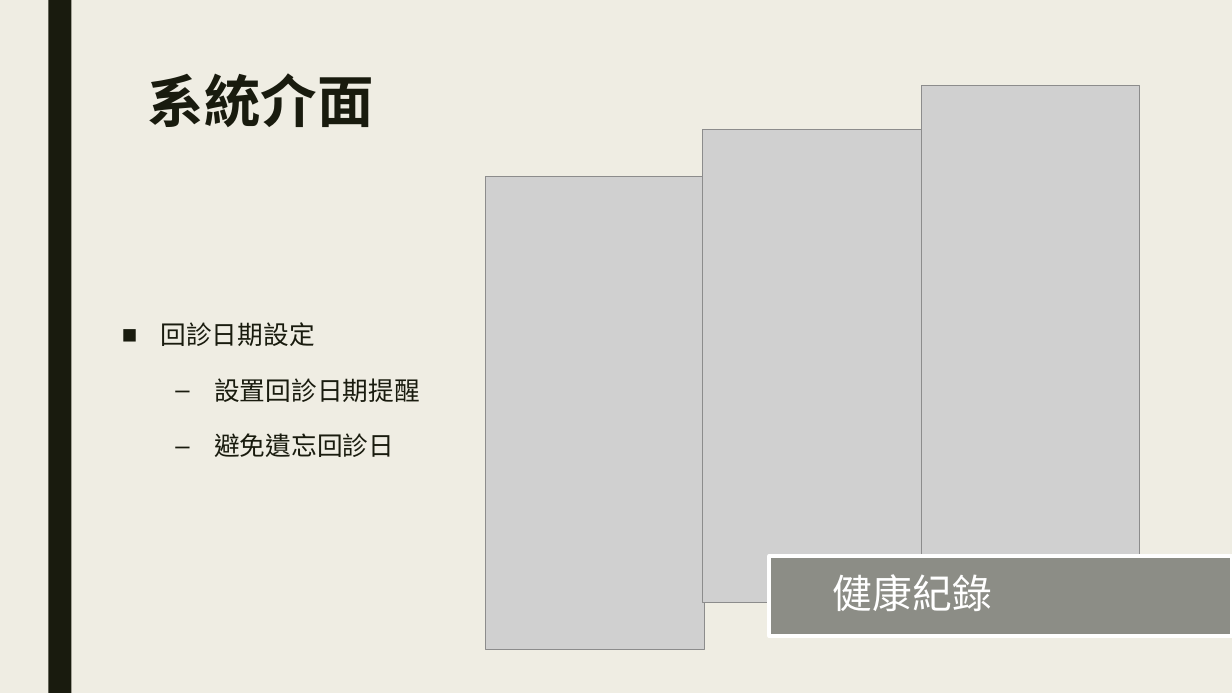
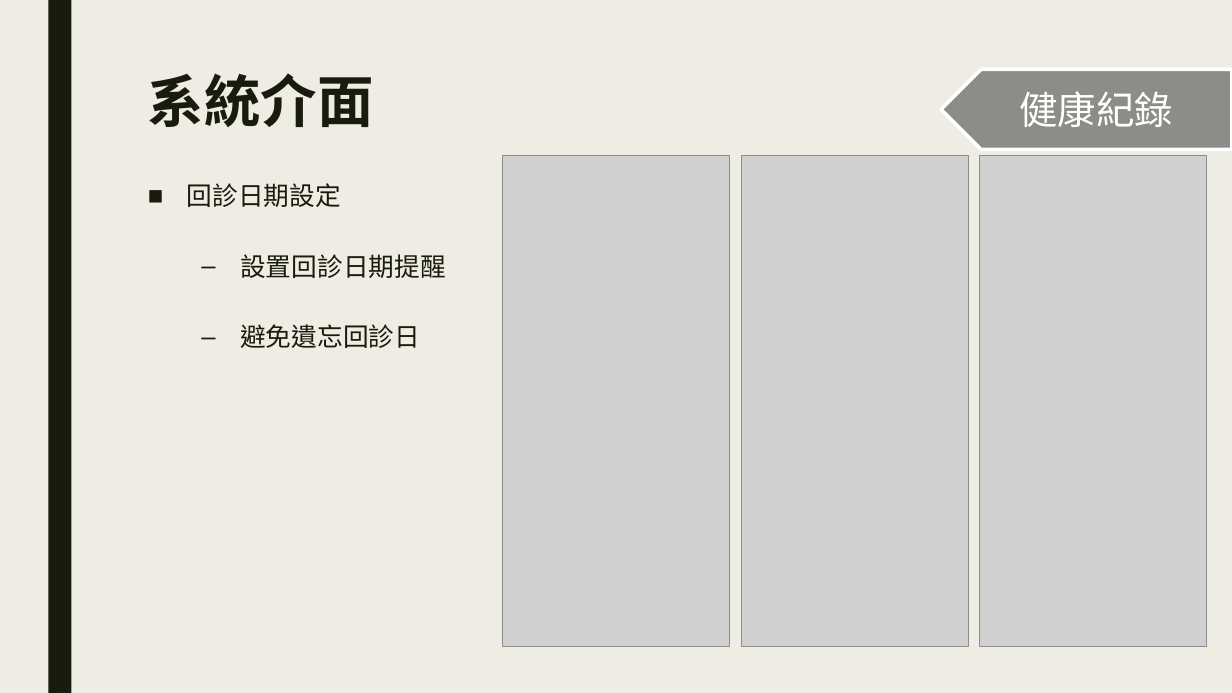
Before and after one commit to plum0411/e-commerce, a slide deck: slide 16 of LINE在電商領域能提出之新功能.pptx. Drawn at 1232x693 pixels with LibreOffice and Linux fonts; fonts in the diff are those of the drawing; grey boxes stand for pictures. Boxes give left, top, right and bottom in pixels: in the first picture for what was removed or moved away, otherwise in the second. Text is boxed around its words. In the diff, an @@ line names an element or a change of style, - is before the commit and + after.

```diff
--- a/LINE在電商領域能提出之新功能.pptx
+++ b/LINE在電商領域能提出之新功能.pptx
@@ pentagon arrow "健康紀錄": place and size @@
-pentagon arrow "健康紀錄" at (833,574,992,611)
+pentagon arrow "健康紀錄" at (941,69,1232,150)
@@ pentagon arrow "健康紀錄" at (941,69,1232,150): size 31 to 30 pt; alignment left to centre; line spacing 0.9 to 1; less space between paragraphs; fill none to #8C8D86; outline none to #FFFFFF 2.75 pt @@
@@ text "回診日期設定": place and size @@
-text "回診日期設定" at (161,322,420,457)
+text "回診日期設定" at (187,183,446,348)
@@ text "回診日期設定" at (187,183,446,348): font Noto Sans CJK SC to Roboto; line spacing 0.94 to 2; line spacing 1.5 to 2 @@
@@ picture: place and size @@
-picture at (486,177,704,650)
+picture at (503,155,730,646)
@@ picture: place and size @@
-picture at (703,130,921,604)
+picture at (741,155,969,646)
@@ picture: place and size @@
-picture at (921,85,1140,558)
+picture at (981,155,1208,646)
@@ rectangle removed at (770,556,1232,637) @@
```
Also in this commit, not shown: 7 other slides changed, 1 other file.
